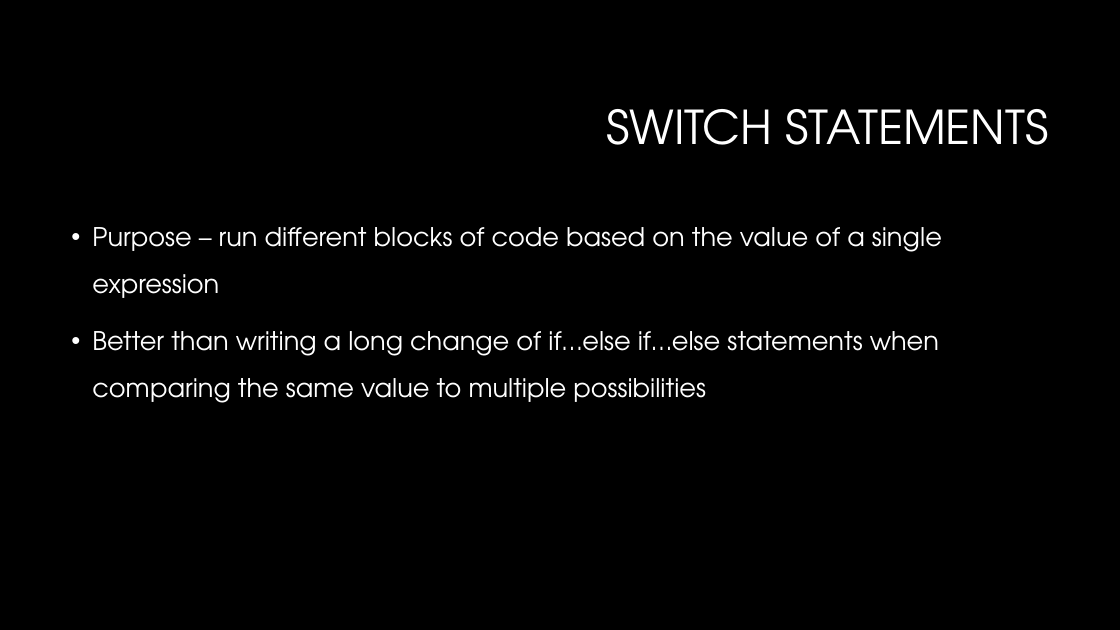
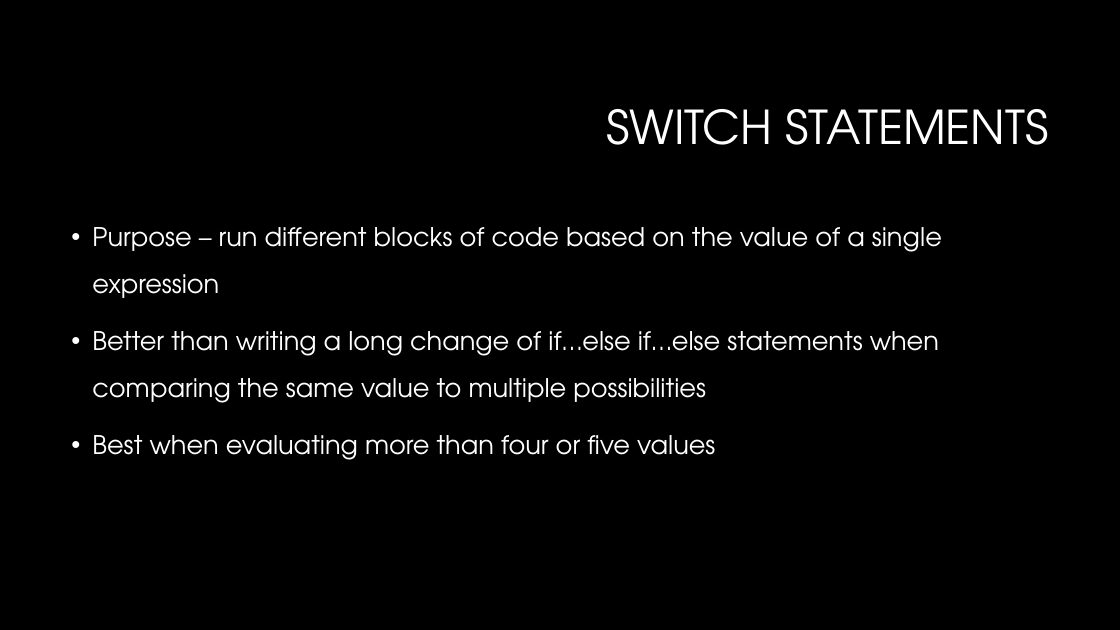
Before and after one commit to dtarvin/JavaScript-Class, a slide deck: slide 20 of slides for class/my slides/conditional-logic.pptx. Drawn at 1120x630 pixels with LibreOffice and Linux fonts; fonts in the diff are those of the drawing; background and template pictures are left out. Boxes give left, top, right and bottom in pixels: in the first picture for what was removed or moved away, otherwise in the second. Text is boxed around its words. In the diff, an @@ line names an element or a change of style, - is before the commit and + after.

```diff
--- a/slides for class/my slides/conditional-logic.pptx
+++ b/slides for class/my slides/conditional-logic.pptx
@@ text at <box>92,435,715,460</box>: paragraph added @@
+• Best when evaluating more than four or five values
```
Also in this commit, not shown: 1 other slide changed, 5 slides added, 31 other files.
